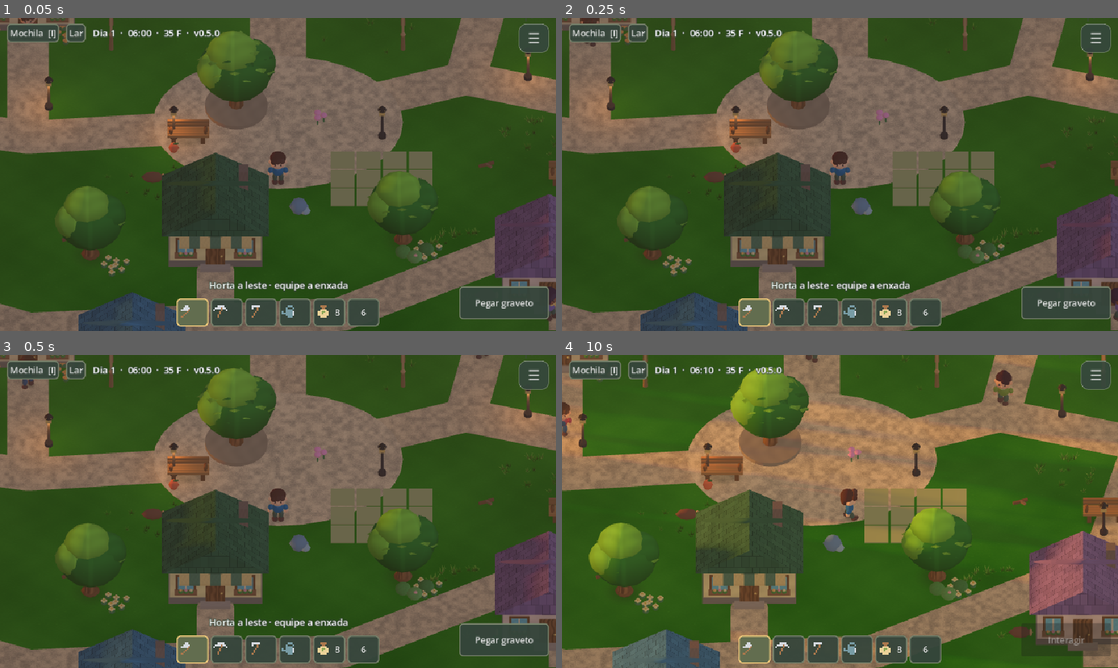
Above: before the commit, frames 1-4 (two rows, left to right).
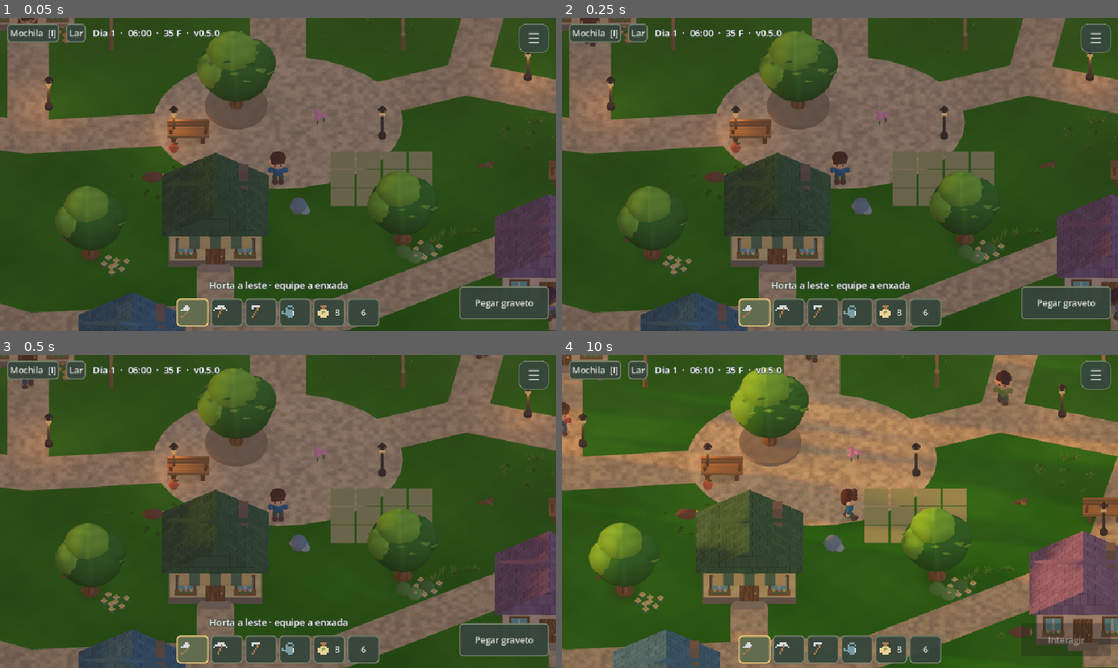
Above: after the commit, the same moments.

Repository: arthurkarger/Evergrove-project
Game: Godot game, scene res://main.tscn
The game is run twice, just before and just after one commit, with the same random seed, the same clock (stepped at 60 frames per second) and the same inputs.
Inputs (mouse positions are in pixels of both pictures, inside the frame that each line leads up to):
- Up to frame 1 (0.05 s): no input
- Up to frame 2 (0.25 s): no input
- Up to frame 3 (0.5 s): no input
- Up to frame 4 (10 s): click "Mochila [I]" at 0.5 s; click "Lar" at 1.25 s; click (756, 649) at 2.02 s; click (789, 649) at 2.77 s; click (823, 649) at 3.52 s; click (856, 649) at 4.27 s; click "8" at 5 s; click "6" at 5.75 s; click "Pegar graveto" at 6.5 s; click "Fechar" at 7.25 s; click "☰" at 8 s; click "Voltar ao jogo" at 8.75 s; tap Enter at 9.5 s; move the mouse to (962, 495) at 9.52 s; hold Right (ui_right) from 9.53 s (still down); tap R at 9.6 s; click (962, 495) at 9.67 s

The runs differ from the first frame. In frame 1, less than 0.1% of the frame differs, in the area x 8-96%, y 11-32%; in frame 2, less than 0.1%; in frame 3, less than 0.1%; in frame 4, less than 0.1%.

Commit message:
Add night-only emissive lantern glass for selective glow

Diff:
--- a/village.gd
+++ b/village.gd
@@ -12,6 +12,7 @@
 var scenic_material: StandardMaterial3D
 var contact_batches: Array[MultiMeshInstance3D] = []
 var contact_material: ShaderMaterial
+var lantern_material: StandardMaterial3D
 var foliage_batches: Array[MultiMeshInstance3D] = []
 var foliage_material: ShaderMaterial
 var surface_materials: Dictionary = {}
@@ -48,6 +49,7 @@
 	var contact_plane := PlaneMesh.new()
 	contact_plane.size = Vector2.ONE
 	meshes["contact"] = contact_plane
+	meshes["lantern_glass"] = BoxMesh.new()
 	build_paths()
 	build_homes()
 	build_lake()
@@ -172,6 +174,12 @@
 	material.albedo_texture = ImageTexture.create_from_image(grain)
 	material.texture_filter = BaseMaterial3D.TEXTURE_FILTER_LINEAR_WITH_MIPMAPS
 	contact_material = make_contact_material()
+	lantern_material = StandardMaterial3D.new()
+	lantern_material.albedo_color = Color("ffd99b")
+	lantern_material.roughness = 0.85
+	lantern_material.emission_enabled = true
+	lantern_material.emission = Color("ffbd65")
+	lantern_material.emission_energy_multiplier = 0.0
 	var tuft_material := grass_shader()
 	var grass_material := landscape_material(false)
 	var water_material := landscape_material(true)
@@ -199,6 +207,9 @@
 		elif kind == "water":
 			instance.material_override = water_material
 			instance.layers = 2
+			instance.cast_shadow = GeometryInstance3D.SHADOW_CASTING_SETTING_OFF
+		elif kind == "lantern_glass":
+			instance.material_override = lantern_material
 			instance.cast_shadow = GeometryInstance3D.SHADOW_CASTING_SETTING_OFF
 		elif kind == "contact":
 			instance.material_override = contact_material
@@ -513,7 +524,7 @@
 		var base := Vector3(p.x,0,p.y)
 		piece("trunk",base+Vector3.UP*0.85,Vector3(0.16,1.70,0.16),"534a41")
 		piece("disc",base+Vector3.UP*0.10,Vector3(0.39,0.20,0.39),"534a41")
-		piece("box",base+Vector3.UP*1.77,Vector3(0.29,0.33,0.29),"e4bf79")
+		piece("lantern_glass",base+Vector3.UP*1.77,Vector3(0.29,0.33,0.29),"e4bf79")
 		piece("pine",base+Vector3.UP*2.02,Vector3(0.43,0.28,0.43),"51483e")
 		var lamp := OmniLight3D.new()
 		lamp.position = base+Vector3.UP*1.65
@@ -547,6 +558,8 @@
 
 func update_lamps(daylight: float) -> void:
 	var energy := (1.0-daylight)*0.9
+	if lantern_material != null:
+		lantern_material.emission_energy_multiplier = (1.0-daylight)*(1.5 if quality_level==3 else 0.65)
 	for lamp in lamps:
 		lamp.light_energy = energy
 
